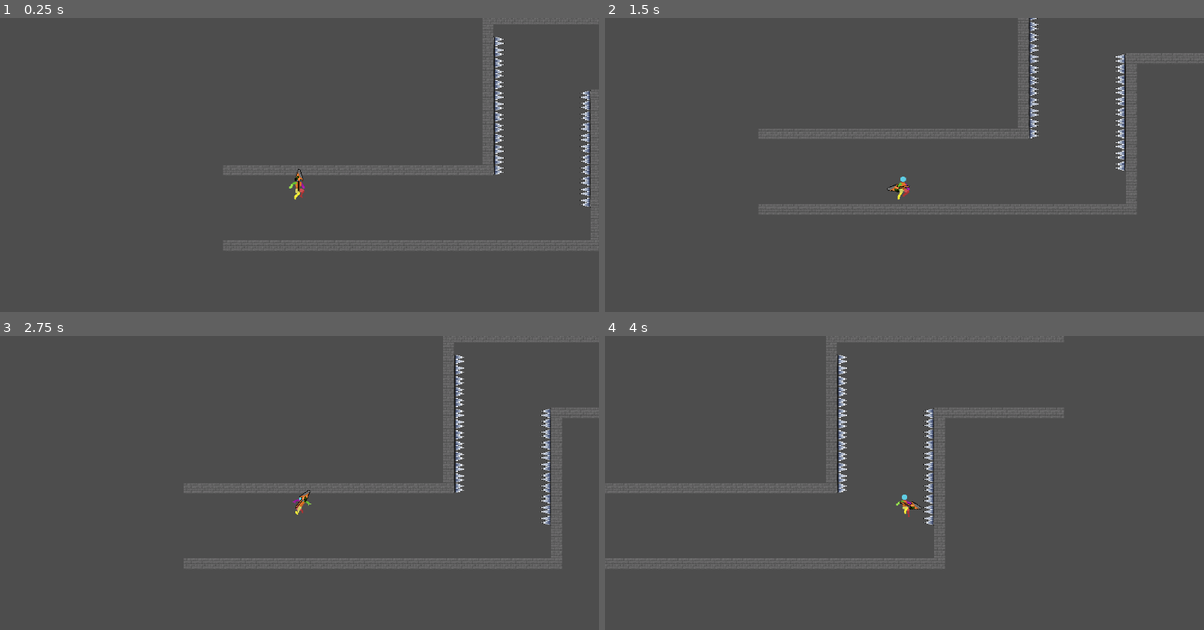
Above: before the commit, frames 1-4 (two rows, left to right).
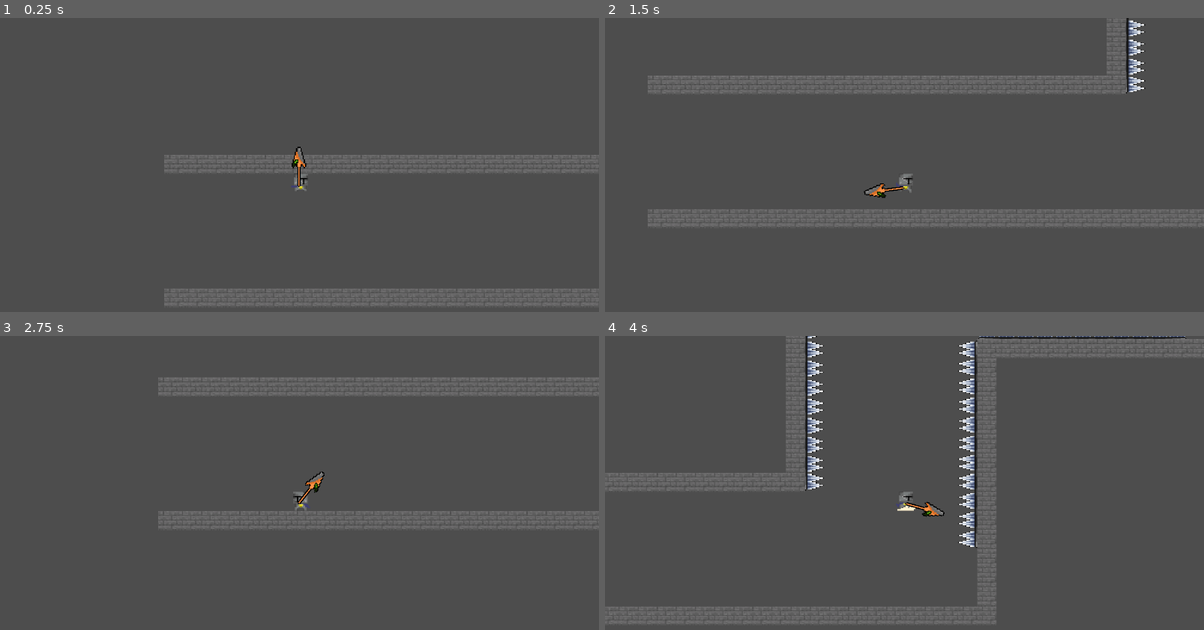
Above: after the commit, the same moments.

Repository: AbhiAlderman/Game-Jam-Float
Game: Godot game, scene res://Scenes/level_one.tscn
The game is run twice, just before and just after one commit, with the same random seed, the same clock (stepped at 60 frames per second) and the same inputs.
Inputs (mouse positions are in pixels of both pictures, inside the frame that each line leads up to):
- Up to frame 1 (0.25 s): no input
- Up to frame 2 (1.5 s): tap Enter at 0.5 s; move the mouse to (1036, 167) at 0.52 s; hold Space (jump) 0.53-1.28 s; hold D (right) from 0.53 s (still down); click (1036, 167) at 0.6 s; move the mouse to (784, 203) at 1.27 s; tap Space (jump) at 1.35 s
- Up to frame 3 (2.75 s): tap Space (jump) at 1.52, 1.82 s; click (179, 521) at 1.55 s; move the mouse to (359, 430) at 2.02 s; release D (right) at 2.03 s; hold A (left) from 2.03 s (still down); hold Space (jump) from 2.03 s (still down); click (359, 430) at 2.1 s
- Up to frame 4 (4 s): move the mouse to (874, 571) at 2.77 s; release A (left) at 2.78 s; release Space (jump) at 2.78 s; hold D (right) from 2.78 s (still down); click (874, 571) at 2.85 s; tap Space (jump) at 3.02, 3.32 s; move the mouse to (1084, 553) at 3.52 s; hold Space (jump) from 3.53 s (still down)

The runs differ from the first frame. In frame 1, 6.1% of the frame differs, in the area x 27-100%, y 0-98%; in frame 2, 7.8%; in frame 3, 7.0%; in frame 4, 11%, in the area x 0-100%, y 0-98%.
Error in both runs: Invalid operands 'float' and 'Vector2' in operator '+'. (res://Scripts/player.gd:97)

Commit message:
added resetting gem for dash and custom character sprite

Diff:
--- a/Scenes/level_one.tscn
+++ b/Scenes/level_one.tscn
@@ -1,15 +1,19 @@
-[gd_scene load_steps=4 format=3 uid="uid://b3kp6jwgeiunt"]
+[gd_scene load_steps=5 format=3 uid="uid://b3kp6jwgeiunt"]
 
 [ext_resource type="PackedScene" uid="uid://df07k02wardyt" path="res://Scenes/map_template.tscn" id="1_qa1dy"]
 [ext_resource type="PackedScene" uid="uid://70r2mqwk254p" path="res://Scenes/trap_template.tscn" id="2_san1g"]
+[ext_resource type="PackedScene" uid="uid://boqvnbib5dk7w" path="res://Scenes/refresh_node.tscn" id="3_a341m"]
 [ext_resource type="PackedScene" uid="uid://qnhg3tpnbdhp" path="res://Scenes/player.tscn" id="3_rnj1o"]
 
 [node name="level_one" type="Node2D"]
 
 [node name="TileMap" parent="." instance=ExtResource("1_qa1dy")]
-layer_0/tile_data = PackedInt32Array(262137, 0, 33, 262138,  …(1835 unchanged characters)…  0, 33, -1179611, 0, 33, -1179610, 0, 33)
+layer_0/tile_data = PackedInt32Array(262137, 0, 33, 262138,  …(1835 unchanged characters)…  0, 33, -1179611, 0, 33, -1179610, 0, 33, -720857, 65536, 39, -720856, 65536, 39, -720855, 65536, 39, -720854, 65536, 39, -720853, 65536, 39, -720852, 65536, 39, -720851, 65536, 39, -720850, 65536, 39, -720849, 65536, 39, -720848, 65536, 39)
 
 [node name="Trap_Template" parent="TileMap" instance=ExtResource("2_san1g")]
-layer_0/tile_data = PackedInt32Array(-65510, 1441792, 134217 …(655 unchanged characters)… 610612744, -1048558, 1441792, 1610612744)
+layer_0/tile_data = PackedInt32Array(-65510, 1441792, 134217 …(655 unchanged characters)… 610612744, -1048558, 1441792, 1610612744, -786405, 1441792, 805306376, -786404, 1376256, 805306376, -786403, 1376256, 805306376, -786402, 1376256, 805306376, -786401, 1376256, 805306376, -786400, 1376256, 805306376, -786399, 1376256, 805306376, -786398, 1376256, 805306376, -786397, 1376256, 805306376, -786396, 1376256, 805306376, -786395, 1310720, 805306376, -1114086, 1376256, 8, -1114093, 1310720, 8, -1114092, 1376256, 8, -1114091, 1376256, 8, -1114090, 1376256, 8, -1114089, 1376256, 8, -1114088, 1376256, 8, -1114087, 1376256, 8, -1114085, 1376256, 8, -1114084, 1376256, 8, -1114083, 1376256, 8, -1114082, 1376256, 8, -1114081, 1376256, 8, -1114080, 1376256, 8, -1114079, 1376256, 8, -1114078, 1376256, 8, -1114077, 1376256, 8, -1114076, 1376256, 8, -1114075, 1441792, 8)
+
+[node name="refresh_node" parent="TileMap" instance=ExtResource("3_a341m")]
+position = Vector2(362, -203)
 
 [node name="player" parent="." instance=ExtResource("3_rnj1o")]
--- a/Scenes/player.tscn
+++ b/Scenes/player.tscn
@@ -1,148 +1,97 @@
-[gd_scene load_steps=46 format=3 uid="uid://qnhg3tpnbdhp"]
+[gd_scene load_steps=30 format=3 uid="uid://qnhg3tpnbdhp"]
 
 [ext_resource type="Script" path="res://Scripts/player.gd" id="1_l4js2"]
-[ext_resource type="Texture2D" uid="uid://cjuteog4wmwq1" path="res://Assets/Prototype Player/Asset Packs 1-4 (final)/Asset Pack-V1/Player Idle/Player Idle 48x48.png" id="1_tlqck"]
-[ext_resource type="Texture2D" uid="uid://bpha1k41041t7" path="res://Assets/Prototype Player/Asset Packs 1-4 (final)/Asset Pack-V1/Player Jump/player jump 48x48.png" id="2_6q7oa"]
-[ext_resource type="Texture2D" uid="uid://crm225t5vfc86" path="res://Assets/Prototype Player/Asset Packs 1-4 (final)/Asset Pack-V2/Air Spin/player air spin 48x48.png" id="2_gjivy"]
-[ext_resource type="Texture2D" uid="uid://c64fduelcmbwv" path="res://Assets/Prototype Player/Asset Packs 1-4 (final)/Asset Pack-V2/Player Death/Player Death 64x64.png" id="3_litjx"]
-[ext_resource type="Texture2D" uid="uid://bcmpkf4g3ikx2" path="res://Assets/Prototype Player/Asset Packs 1-4 (final)/Asset Pack-V1/Player Run/player run 48x48.png" id="3_xmwka"]
+[ext_resource type="Texture2D" uid="uid://bovpwdenenwnh" path="res://Assets/Dragon_Ascent_MC.png" id="2_uvrkl"]
 [ext_resource type="Texture2D" uid="uid://ccgbfsivnvxq3" path="res://Assets/Prototype Player/Knight.png" id="5_1c6bv"]
 [ext_resource type="PackedScene" uid="uid://cmp3qf8sn25vn" path="res://Scenes/weapon.tscn" id="7_hw0fj"]
 
 [sub_resource type="CapsuleShape2D" id="CapsuleShape2D_nqw2i"]
-height = 32.0
-
-[sub_resource type="AtlasTexture" id="AtlasTexture_3dkt4"]
-atlas = ExtResource("3_litjx")
-region = Rect2(0, 0, 48, 48)
-
-[sub_resource type="AtlasTexture" id="AtlasTexture_yo5ll"]
-atlas = ExtResource("3_litjx")
-region = Rect2(48, 0, 48, 48)
-
-[sub_resource type="AtlasTexture" id="AtlasTexture_m0wof"]
-atlas = ExtResource("3_litjx")
-region = Rect2(96, 0, 48, 48)
-
-[sub_resource type="AtlasTexture" id="AtlasTexture_gig15"]
-atlas = ExtResource("3_litjx")
-region = Rect2(144, 0, 48, 48)
-
-[sub_resource type="AtlasTexture" id="AtlasTexture_mrs8l"]
-atlas = ExtResource("3_litjx")
-region = Rect2(192, 0, 48, 48)
-
-[sub_resource type="AtlasTexture" id="AtlasTexture_1ps6n"]
-atlas = ExtResource("3_litjx")
-region = Rect2(240, 0, 48, 48)
-
-[sub_resource type="AtlasTexture" id="AtlasTexture_o1k3p"]
-atlas = ExtResource("3_litjx")
-region = Rect2(288, 0, 48, 48)
-
-[sub_resource type="AtlasTexture" id="AtlasTexture_fgire"]
-atlas = ExtResource("3_litjx")
-region = Rect2(336, 0, 48, 48)
-
-[sub_resource type="AtlasTexture" id="AtlasTexture_4myf6"]
-atlas = ExtResource("3_litjx")
-region = Rect2(384, 0, 48, 48)
-
-[sub_resource type="AtlasTexture" id="AtlasTexture_p22ic"]
-atlas = ExtResource("3_litjx")
-region = Rect2(432, 0, 48, 48)
-
-[sub_resource type="AtlasTexture" id="AtlasTexture_373g8"]
-atlas = ExtResource("2_gjivy")
-region = Rect2(240, 0, 48, 48)
-
-[sub_resource type="AtlasTexture" id="AtlasTexture_a00v2"]
-atlas = ExtResource("2_6q7oa")
-region = Rect2(96, 0, 48, 48)
-
-[sub_resource type="AtlasTexture" id="AtlasTexture_lmm52"]
-atlas = ExtResource("1_tlqck")
-region = Rect2(0, 0, 48, 48)
-
-[sub_resource type="AtlasTexture" id="AtlasTexture_sy1ow"]
-atlas = ExtResource("1_tlqck")
-region = Rect2(48, 0, 48, 48)
-
-[sub_resource type="AtlasTexture" id="AtlasTexture_caxnt"]
-atlas = ExtResource("1_tlqck")
-region = Rect2(96, 0, 48, 48)
-
-[sub_resource type="AtlasTexture" id="AtlasTexture_2ufko"]
-atlas = ExtResource("1_tlqck")
-region = Rect2(144, 0, 48, 48)
-
-[sub_resource type="AtlasTexture" id="AtlasTexture_kem8v"]
-atlas = ExtResource("1_tlqck")
-region = Rect2(192, 0, 48, 48)
-
-[sub_resource type="AtlasTexture" id="AtlasTexture_g2kqt"]
-atlas = ExtResource("1_tlqck")
-region = Rect2(240, 0, 48, 48)
-
-[sub_resource type="AtlasTexture" id="AtlasTexture_v0i51"]
-atlas = ExtResource("1_tlqck")
-region = Rect2(288, 0, 48, 48)
-
-[sub_resource type="AtlasTexture" id="AtlasTexture_eyla8"]
-atlas = ExtResource("1_tlqck")
-region = Rect2(336, 0, 48, 48)
-
-[sub_resource type="AtlasTexture" id="AtlasTexture_mp7oq"]
-atlas = ExtResource("1_tlqck")
-region = Rect2(384, 0, 48, 48)
-
-[sub_resource type="AtlasTexture" id="AtlasTexture_fiuol"]
-atlas = ExtResource("1_tlqck")
-region = Rect2(432, 0, 48, 48)
-
-[sub_resource type="AtlasTexture" id="AtlasTexture_iqsx2"]
-atlas = ExtResource("2_6q7oa")
-region = Rect2(96, 0, 48, 48)
-
-[sub_resource type="AtlasTexture" id="AtlasTexture_nfqx4"]
-atlas = ExtResource("2_6q7oa")
-region = Rect2(48, 0, 48, 48)
-
-[sub_resource type="AtlasTexture" id="AtlasTexture_ielml"]
-atlas = ExtResource("2_6q7oa")
-region = Rect2(0, 0, 48, 48)
-
-[sub_resource type="AtlasTexture" id="AtlasTexture_u61fd"]
-atlas = ExtResource("3_xmwka")
-region = Rect2(0, 0, 48, 48)
-
-[sub_resource type="AtlasTexture" id="AtlasTexture_hnrp6"]
-atlas = ExtResource("3_xmwka")
-region = Rect2(48, 0, 48, 48)
-
-[sub_resource type="AtlasTexture" id="AtlasTexture_48d2i"]
-atlas = ExtResource("3_xmwka")
-region = Rect2(96, 0, 48, 48)
-
-[sub_resource type="AtlasTexture" id="AtlasTexture_yu834"]
-atlas = ExtResource("3_xmwka")
-region = Rect2(144, 0, 48, 48)
-
-[sub_resource type="AtlasTexture" id="AtlasTexture_rvgs3"]
-atlas = ExtResource("3_xmwka")
-region = Rect2(192, 0, 48, 48)
-
-[sub_resource type="AtlasTexture" id="AtlasTexture_toymo"]
-atlas = ExtResource("3_xmwka")
-region = Rect2(240, 0, 48, 48)
-
-[sub_resource type="AtlasTexture" id="AtlasTexture_degoi"]
-atlas = ExtResource("3_xmwka")
-region = Rect2(288, 0, 48, 48)
-
-[sub_resource type="AtlasTexture" id="AtlasTexture_5amoi"]
-atlas = ExtResource("3_xmwka")
-region = Rect2(336, 0, 48, 48)
+radius = 7.0
+height = 16.0
+
+[sub_resource type="AtlasTexture" id="AtlasTexture_fl04s"]
+atlas = ExtResource("2_uvrkl")
+region = Rect2(0, 80, 16, 16)
+
+[sub_resource type="AtlasTexture" id="AtlasTexture_v3x54"]
+atlas = ExtResource("2_uvrkl")
+region = Rect2(16, 80, 16, 16)
+
+[sub_resource type="AtlasTexture" id="AtlasTexture_e5yl6"]
+atlas = ExtResource("2_uvrkl")
+region = Rect2(32, 80, 16, 16)
+
+[sub_resource type="AtlasTexture" id="AtlasTexture_k838v"]
+atlas = ExtResource("2_uvrkl")
+region = Rect2(48, 80, 16, 16)
+
+[sub_resource type="AtlasTexture" id="AtlasTexture_x5sy7"]
+atlas = ExtResource("2_uvrkl")
+region = Rect2(64, 80, 16, 16)
+
+[sub_resource type="AtlasTexture" id="AtlasTexture_jdbwf"]
+atlas = ExtResource("2_uvrkl")
+region = Rect2(80, 80, 16, 16)
+
+[sub_resource type="AtlasTexture" id="AtlasTexture_argo0"]
+atlas = ExtResource("2_uvrkl")
+region = Rect2(96, 80, 16, 16)
+
+[sub_resource type="AtlasTexture" id="AtlasTexture_lqf1u"]
+atlas = ExtResource("2_uvrkl")
+region = Rect2(0, 16, 16, 16)
+
+[sub_resource type="AtlasTexture" id="AtlasTexture_whu4c"]
+atlas = ExtResource("2_uvrkl")
+region = Rect2(16, 16, 16, 16)
+
+[sub_resource type="AtlasTexture" id="AtlasTexture_rs2jo"]
+atlas = ExtResource("2_uvrkl")
+region = Rect2(32, 16, 16, 16)
+
+[sub_resource type="AtlasTexture" id="AtlasTexture_g45il"]
+atlas = ExtResource("2_uvrkl")
+region = Rect2(48, 16, 16, 16)
+
+[sub_resource type="AtlasTexture" id="AtlasTexture_mbera"]
+atlas = ExtResource("2_uvrkl")
+region = Rect2(64, 16, 16, 16)
+
+[sub_resource type="AtlasTexture" id="AtlasTexture_tdcti"]
+atlas = ExtResource("2_uvrkl")
+region = Rect2(0, 0, 16, 16)
+
+[sub_resource type="AtlasTexture" id="AtlasTexture_q1mui"]
+atlas = ExtResource("2_uvrkl")
+region = Rect2(16, 0, 16, 16)
+
+[sub_resource type="AtlasTexture" id="AtlasTexture_ni22k"]
+atlas = ExtResource("2_uvrkl")
+region = Rect2(0, 48, 16, 16)
+
+[sub_resource type="AtlasTexture" id="AtlasTexture_50km3"]
+atlas = ExtResource("2_uvrkl")
+region = Rect2(0, 64, 16, 16)
+
+[sub_resource type="AtlasTexture" id="AtlasTexture_rw483"]
+atlas = ExtResource("2_uvrkl")
+region = Rect2(0, 32, 16, 16)
+
+[sub_resource type="AtlasTexture" id="AtlasTexture_cb71h"]
+atlas = ExtResource("2_uvrkl")
+region = Rect2(0, 96, 16, 16)
+
+[sub_resource type="AtlasTexture" id="AtlasTexture_6yooc"]
+atlas = ExtResource("2_uvrkl")
+region = Rect2(16, 96, 16, 16)
+
+[sub_resource type="AtlasTexture" id="AtlasTexture_iryyv"]
+atlas = ExtResource("2_uvrkl")
+region = Rect2(32, 96, 16, 16)
+
+[sub_resource type="AtlasTexture" id="AtlasTexture_c5lwu"]
+atlas = ExtResource("2_uvrkl")
+region = Rect2(48, 96, 16, 16)
 
 [sub_resource type="AtlasTexture" id="AtlasTexture_l4qbs"]
 atlas = ExtResource("5_1c6bv")
@@ -152,45 +101,45 @@
 animations = [{
 "frames": [{
 "duration": 1.0,
-"texture": SubResource("AtlasTexture_3dkt4")
-}, {
-"duration": 1.0,
-"texture": SubResource("AtlasTexture_yo5ll")
-}, {
-"duration": 1.0,
-"texture": SubResource("AtlasTexture_m0wof")
-}, {
-"duration": 1.0,
-"texture": SubResource("AtlasTexture_gig15")
-}, {
-"duration": 1.0,
-"texture": SubResource("AtlasTexture_mrs8l")
-}, {
-"duration": 1.0,
-"texture": SubResource("AtlasTexture_1ps6n")
-}, {
-"duration": 1.0,
-"texture": SubResource("AtlasTexture_o1k3p")
-}, {
-"duration": 1.0,
-"texture": SubResource("AtlasTexture_fgire")
-}, {
-"duration": 1.0,
-"texture": SubResource("AtlasTexture_4myf6")
-}, {
-"duration": 1.0,
-"texture": SubResource("AtlasTexture_p22ic")
+"texture": SubResource("AtlasTexture_fl04s")
+}, {
+"duration": 1.0,
+"texture": SubResource("AtlasTexture_v3x54")
+}, {
+"duration": 1.0,
+"texture": SubResource("AtlasTexture_e5yl6")
+}, {
+"duration": 1.0,
+"texture": SubResource("AtlasTexture_k838v")
+}, {
+"duration": 1.0,
+"texture": SubResource("AtlasTexture_x5sy7")
+}, {
+"duration": 1.0,
+"texture": SubResource("AtlasTexture_jdbwf")
+}, {
+"duration": 1.0,
+"texture": SubResource("AtlasTexture_argo0")
 }],
 "loop": true,
 "name": &"dead",
-"speed": 10.0
-}, {
-"frames": [{
-"duration": 1.0,
-"texture": SubResource("AtlasTexture_373g8")
-}, {
-"duration": 1.0,
-"texture": SubResource("AtlasTexture_a00v2")
+"speed": 7.0
+}, {
+"frames": [{
+"duration": 1.0,
+"texture": SubResource("AtlasTexture_lqf1u")
+}, {
+"duration": 1.0,
+"texture": SubResource("AtlasTexture_whu4c")
+}, {
+"duration": 1.0,
+"texture": SubResource("AtlasTexture_rs2jo")
+}, {
+"duration": 1.0,
+"texture": SubResource("AtlasTexture_g45il")
+}, {
+"duration": 1.0,
+"texture": SubResource("AtlasTexture_mbera")
 }],
 "loop": true,
 "name": &"float",
@@ -198,42 +147,18 @@
 }, {
 "frames": [{
 "duration": 1.0,
-"texture": SubResource("AtlasTexture_lmm52")
-}, {
-"duration": 1.0,
-"texture": SubResource("AtlasTexture_sy1ow")
-}, {
-"duration": 1.0,
-"texture": SubResource("AtlasTexture_caxnt")
-}, {
-"duration": 1.0,
-"texture": SubResource("AtlasTexture_2ufko")
-}, {
-"duration": 1.0,
-"texture": SubResource("AtlasTexture_kem8v")
-}, {
-"duration": 1.0,
-"texture": SubResource("AtlasTexture_g2kqt")
-}, {
-"duration": 1.0,
-"texture": SubResource("AtlasTexture_v0i51")
-}, {
-"duration": 1.0,
-"texture": SubResource("AtlasTexture_eyla8")
-}, {
-"duration": 1.0,
-"texture": SubResource("AtlasTexture_mp7oq")
-}, {
-"duration": 1.0,
-"texture": SubResource("AtlasTexture_fiuol")
+"texture": SubResource("AtlasTexture_tdcti")
+}, {
+"duration": 1.0,
+"texture": SubResource("AtlasTexture_q1mui")
 }],
 "loop": true,
 "name": &"idle",
-"speed": 17.0
-}, {
-"frames": [{
-"duration": 1.0,
-"texture": SubResource("AtlasTexture_iqsx2")
+"speed": 3.0
+}, {
+"frames": [{
+"duration": 1.0,
+"texture": SubResource("AtlasTexture_ni22k")
 }],
 "loop": true,
 "name": &"jump_down",
@@ -241,7 +166,7 @@
 }, {
 "frames": [{
 "duration": 1.0,
-"texture": SubResource("AtlasTexture_nfqx4")
+"texture": SubResource("AtlasTexture_50km3")
 }],
 "loop": true,
 "name": &"jump_peak",
@@ -249,7 +174,7 @@
 }, {
 "frames": [{
 "duration": 1.0,
-"texture": SubResource("AtlasTexture_ielml")
+"texture": SubResource("AtlasTexture_rw483")
 }],
 "loop": true,
 "name": &"jump_up",
@@ -257,32 +182,20 @@
 }, {
 "frames": [{
 "duration": 1.0,
-"texture": SubResource("AtlasTexture_u61fd")
-}, {
-"duration": 1.0,
-"texture": SubResource("AtlasTexture_hnrp6")
-}, {
-"duration": 1.0,
-"texture": SubResource("AtlasTexture_48d2i")
-}, {
-"duration": 1.0,
-"texture": SubResource("AtlasTexture_yu834")
-}, {
-"duration": 1.0,
-"texture": SubResource("AtlasTexture_rvgs3")
-}, {
-"duration": 1.0,
-"texture": SubResource("AtlasTexture_toymo")
-}, {
-"duration": 1.0,
-"texture": SubResource("AtlasTexture_degoi")
-}, {
-"duration": 1.0,
-"texture": SubResource("AtlasTexture_5amoi")
+"texture": SubResource("AtlasTexture_cb71h")
+}, {
+"duration": 1.0,
+"texture": SubResource("AtlasTexture_6yooc")
+}, {
+"duration": 1.0,
+"texture": SubResource("AtlasTexture_iryyv")
+}, {
+"duration": 1.0,
+"texture": SubResource("AtlasTexture_c5lwu")
 }],
 "loop": true,
 "name": &"run",
-"speed": 17.0
+"speed": 9.0
 }, {
 "frames": [{
 "duration": 1.0,
@@ -294,26 +207,30 @@
 }]
 
 [sub_resource type="CapsuleShape2D" id="CapsuleShape2D_0ia1w"]
+radius = 7.0
+height = 16.0
 
 [node name="player" type="CharacterBody2D" groups=["player"]]
 script = ExtResource("1_l4js2")
 
 [node name="CollisionShape2D" type="CollisionShape2D" parent="."]
 visible = false
-position = Vector2(0, 1)
+z_as_relative = false
+position = Vector2(1, -2)
 shape = SubResource("CapsuleShape2D_nqw2i")
 
 [node name="AnimatedSprite2D" type="AnimatedSprite2D" parent="."]
-position = Vector2(1, 0)
+position = Vector2(1, -2.5)
 sprite_frames = SubResource("SpriteFrames_78kl8")
-animation = &"jump_down"
-frame_progress = 0.189888
+animation = &"idle"
+frame_progress = 0.951597
 
 [node name="Camera" type="Camera2D" parent="."]
 
 [node name="Timers" type="Node" parent="."]
 
 [node name="Death_Timer" type="Timer" parent="Timers"]
+wait_time = 0.6
 
 [node name="Attack_Cooldown_timer" type="Timer" parent="Timers"]
 wait_time = 2.0
@@ -325,11 +242,11 @@
 position = Vector2(0, 1)
 
 [node name="Kill_Collision" type="Area2D" parent="."]
-visible = false
 collision_layer = 2
 collision_mask = 2
 
 [node name="CollisionShape2D" type="CollisionShape2D" parent="Kill_Collision"]
+position = Vector2(1, -2)
 shape = SubResource("CapsuleShape2D_0ia1w")
 
 [connection signal="timeout" from="Timers/Death_Timer" to="." method="_on_death_timer_timeout"]
--- /dev/null
+++ b/Scenes/refresh_node.tscn
@@ -0,0 +1,62 @@
+[gd_scene load_steps=10 format=3 uid="uid://boqvnbib5dk7w"]
+
+[ext_resource type="Script" path="res://Scripts/refresh_node.gd" id="1_eyw3r"]
+[ext_resource type="Texture2D" uid="uid://b6gmdx2re1eqn" path="res://Assets/Items/gem.png" id="1_xewpq"]
+
+[sub_resource type="AtlasTexture" id="AtlasTexture_qx52h"]
+atlas = ExtResource("1_xewpq")
+region = Rect2(0, 0, 16, 16)
+
+[sub_resource type="AtlasTexture" id="AtlasTexture_duuem"]
+atlas = ExtResource("1_xewpq")
+region = Rect2(16, 0, 16, 16)
+
+[sub_resource type="AtlasTexture" id="AtlasTexture_1d006"]
+atlas = ExtResource("1_xewpq")
+region = Rect2(32, 0, 16, 16)
+
+[sub_resource type="AtlasTexture" id="AtlasTexture_h6tjj"]
+atlas = ExtResource("1_xewpq")
+region = Rect2(48, 0, 16, 16)
+
+[sub_resource type="AtlasTexture" id="AtlasTexture_yemin"]
+atlas = ExtResource("1_xewpq")
+region = Rect2(64, 0, 16, 16)
+
+[sub_resource type="SpriteFrames" id="SpriteFrames_te6rn"]
+animations = [{
+"frames": [{
+"duration": 1.0,
+"texture": SubResource("AtlasTexture_qx52h")
+}, {
+"duration": 1.0,
+"texture": SubResource("AtlasTexture_duuem")
+}, {
+"duration": 1.0,
+"texture": SubResource("AtlasTexture_1d006")
+}, {
+"duration": 1.0,
+"texture": SubResource("AtlasTexture_h6tjj")
+}, {
+"duration": 1.0,
+"texture": SubResource("AtlasTexture_yemin")
+}],
+"loop": true,
+"name": &"default",
+"speed": 10.0
+}]
+
+[sub_resource type="CircleShape2D" id="CircleShape2D_owjc3"]
+radius = 6.0
+
+[node name="refresh_node" type="Area2D"]
+script = ExtResource("1_eyw3r")
+
+[node name="AnimatedSprite2D" type="AnimatedSprite2D" parent="."]
+sprite_frames = SubResource("SpriteFrames_te6rn")
+frame_progress = 0.232747
+
+[node name="CollisionShape2D" type="CollisionShape2D" parent="."]
+shape = SubResource("CircleShape2D_owjc3")
+
+[connection signal="body_entered" from="." to="." method="_on_body_entered"]
--- a/Scenes/weapon.tscn
+++ b/Scenes/weapon.tscn
@@ -11,10 +11,12 @@
 script = ExtResource("3_rwytq")
 
 [node name="Sprite2D" type="Sprite2D" parent="Anchor"]
-position = Vector2(9, -1)
+position = Vector2(17.0041, -1)
 rotation = 0.00055027
 scale = Vector2(1.0625, 0.9375)
 texture = ExtResource("2_j6tri")
 
 [node name="shoot_point" type="Marker2D" parent="Anchor"]
-position = Vector2(24, 0)
+z_index = 1
+z_as_relative = false
+position = Vector2(32.0041, 0)
--- a/Scripts/player.gd
+++ b/Scripts/player.gd
@@ -21,7 +21,7 @@
 const ROCKET_JUMP_Y_VELOCITY = 600.0
 const ROCKET_JUMP_GRAVITY = 700
 
-const CAMERA_ZOOM = Vector2(1.3, 1.3)
+const CAMERA_ZOOM = Vector2(2.3, 2.3)
 const ATTACK_BUFFER_TIME = 0.1
 #variables
 var coyote_time_left: float = 0.0
@@ -115,6 +115,7 @@
 	if jump_buffer_time_left > 0:
 		if is_on_floor() or coyote_time_left > 0:
 			velocity.y = JUMP_VELOCITY
+			refresh_attack()
 			player_state = states.AIRBORNE
 			jump_buffer_time_left = 0
 	elif Input.is_action_pressed("jump") and not is_on_floor() and velocity.y >= 0:
@@ -166,7 +167,7 @@
 	rocket_jump_timer.start()
 
 func refresh_attack():
-	pass
+	can_attack = true
 
 func die():
 	dying = true
@@ -204,7 +205,8 @@
 
 
 func _on_attack_cooldown_timer_timeout():
-	can_attack = true
+	if is_on_floor():
+		refresh_attack()
 
 
 func _on_rocket_jump_timer_timeout():
--- /dev/null
+++ b/Scripts/refresh_node.gd
@@ -0,0 +1,7 @@
+extends Area2D
+
+
+func _on_body_entered(body):
+	if body.is_in_group("player"):
+		body.refresh_attack()
+	queue_free()
Binary file added: Assets/Dragon_Ascent_MC.png
Not shown, added: Assets/Dragon_Ascent_MC.png.import
Binary file added: Assets/Items/gem.png
Not shown, added: Assets/Items/gem.png.import
